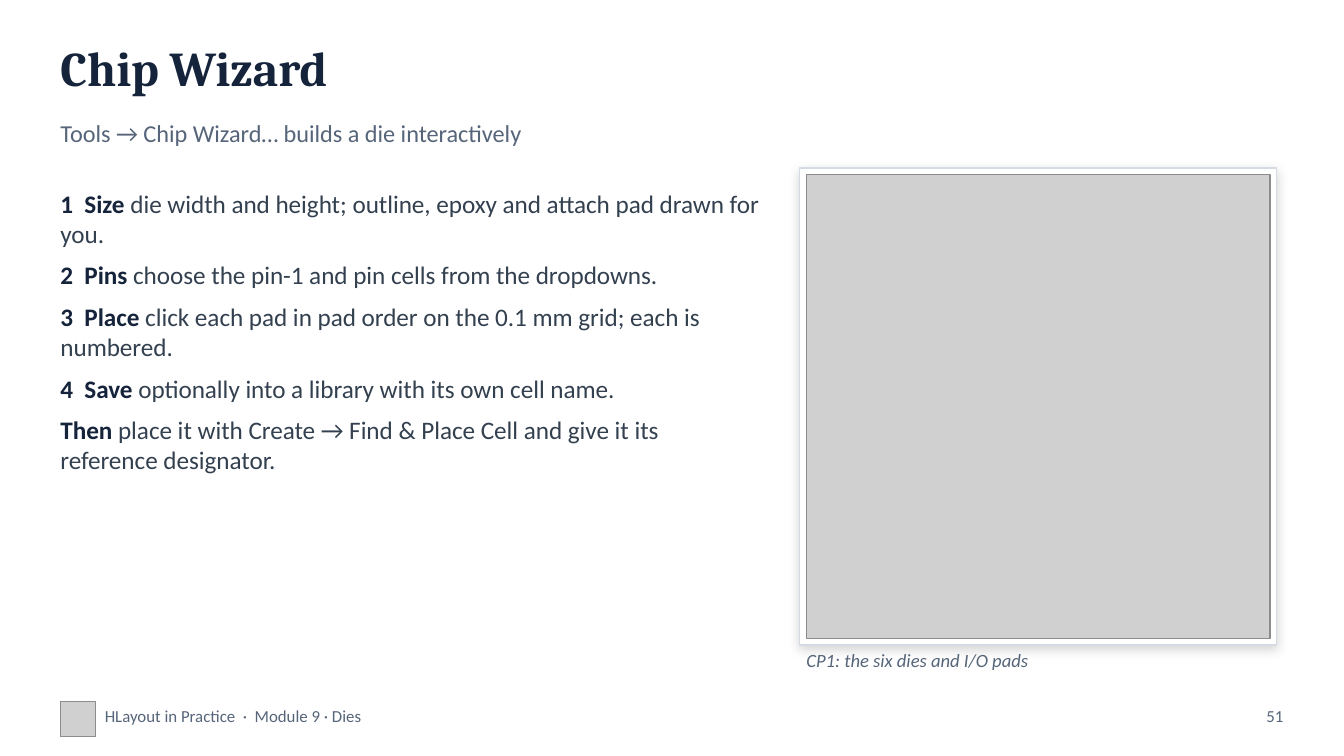
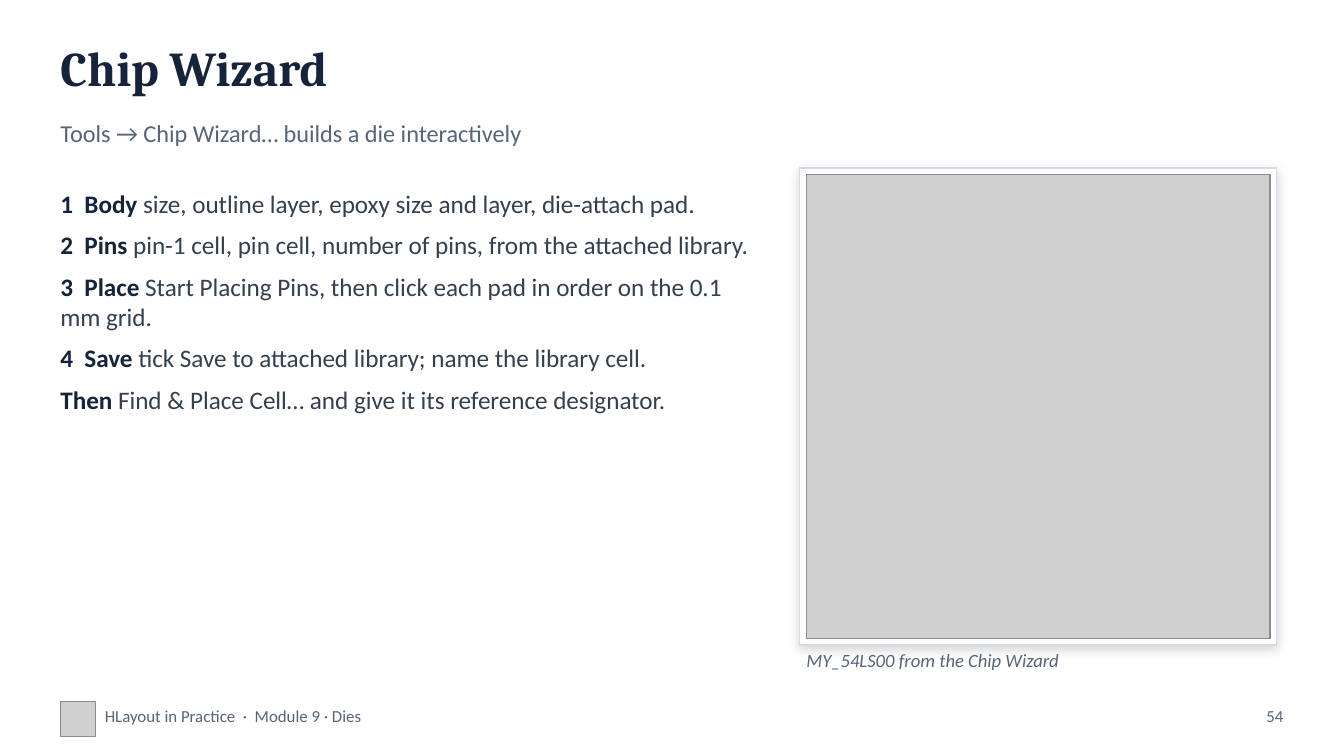
Before and after one commit to alvinmb/Hlayout, a slide deck: slide 54 of training/HLayout_Training_ALU8.pptx (slide 51 before the commit). Drawn at 1344x756 pixels with LibreOffice and Linux fonts; fonts in the diff are those of the drawing; grey boxes stand for pictures. Boxes give left, top, right and bottom in pixels: in the first picture for what was removed or moved away, otherwise in the second. Text is boxed around its words. In the diff, an @@ line names an element or a change of style, - is before the commit and + after.

```diff
--- a/training/HLayout_Training_ALU8.pptx
+++ b/training/HLayout_Training_ALU8.pptx
@@ text at bbox=[60, 195, 748, 414]: text changed @@
-• 1 Size die width and height; outline, epoxy and attach pad drawn for you.
-• 2 Pins choose the pin-1 and pin cells from the dropdowns.
-• 3 Place click each pad in pad order on the 0.1 mm grid; each is numbered.
-• 4 Save optionally into a library with its own cell name.
-• Then place it with Create → Find & Place Cell and give it its reference designator.
+• 1 Body size, outline layer, epoxy size and layer, die-attach pad.
+• 2 Pins pin-1 cell, pin cell, number of pins, from the attached library.
+• 3 Place Start Placing Pins, then click each pad in order on the 0.1 mm grid.
+• 4 Save tick Save to attached library; name the library cell.
+• Then Find & Place Cell… and give it its reference designator.
@@ text at bbox=[806, 654, 1058, 670]: text changed @@
-CP1: the six dies and I/O pads
+MY_54LS00 from the Chip Wizard
@@ text at bbox=[1266, 711, 1283, 722]: text changed @@
-51
+54
```
Also in this commit, not shown: 53 other slides changed, 3 slides added, 11 other files.
